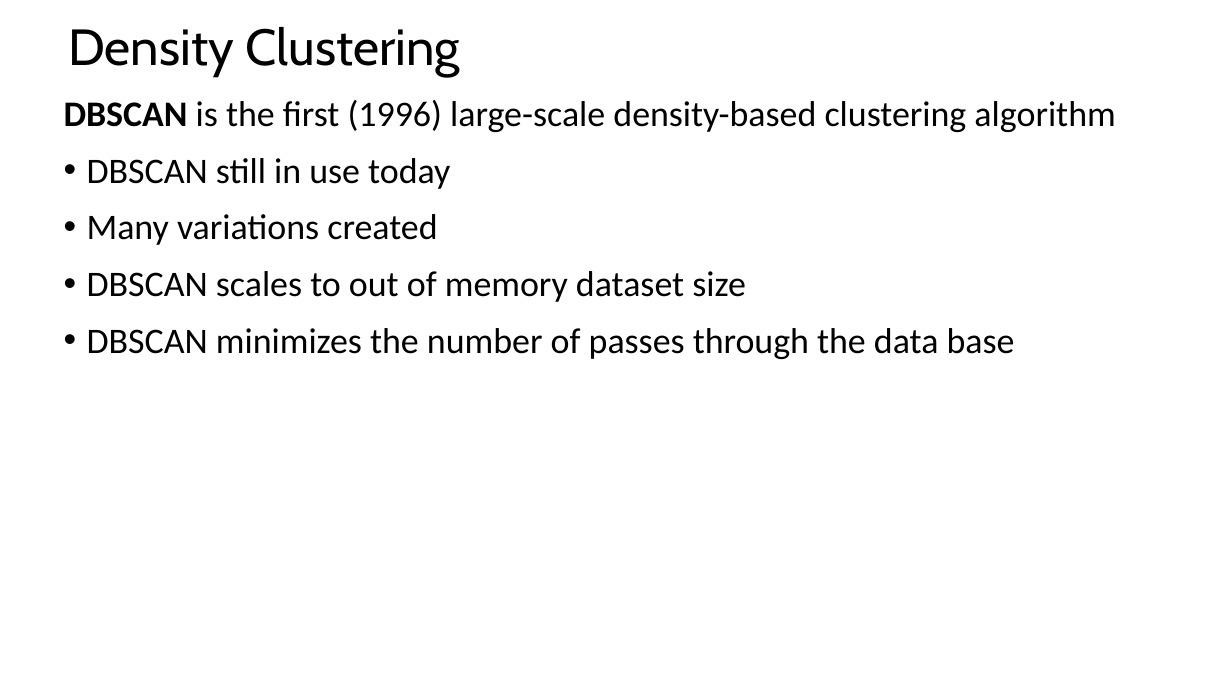
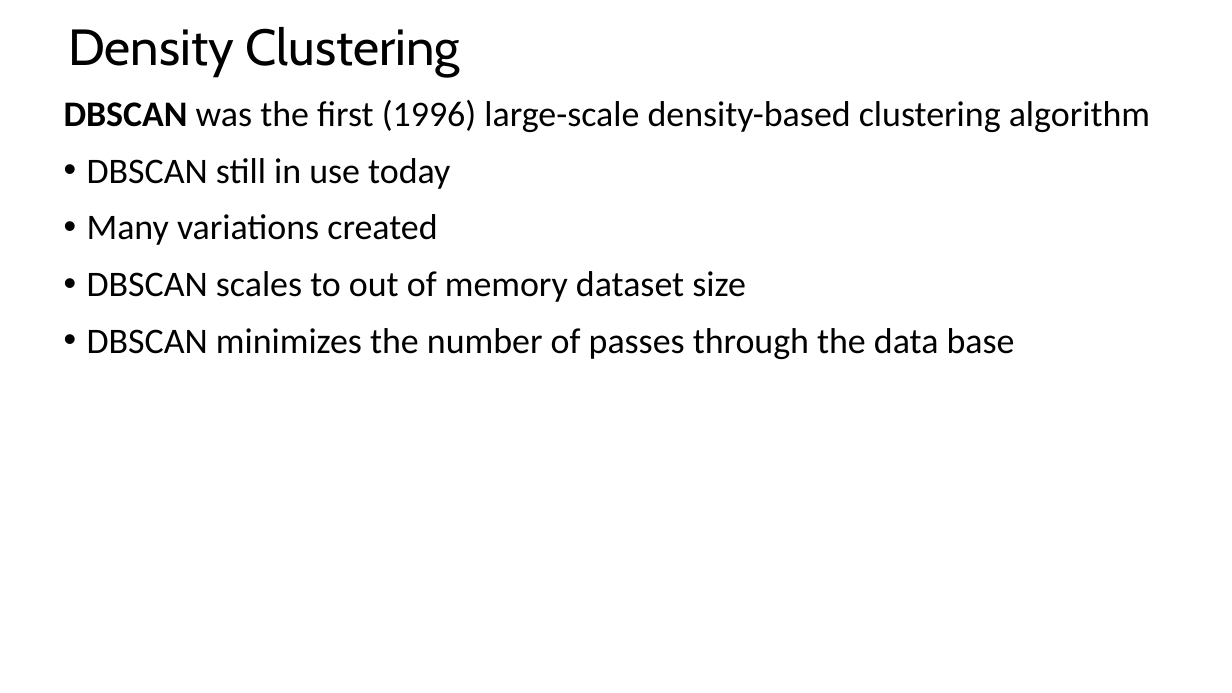
Before and after one commit to StephenElston/CSCI-E-108, a slide deck: slide 21 of slides/10_IntroductionToClustering_Part2.pptx (slide 20 before the commit). Drawn at 1232x693 pixels with LibreOffice and Linux fonts; fonts in the diff are those of the drawing. Boxes give left, top, right and bottom in pixels: in the first picture for what was removed or moved away, otherwise in the second. Text is boxed around its words. In the diff, an @@ line names an element or a change of style, - is before the commit and + after.

```diff
--- a/slides/10_IntroductionToClustering_Part2.pptx
+++ b/slides/10_IntroductionToClustering_Part2.pptx
@@ text at bbox=[64, 100, 1150, 132]: text changed @@
-DBSCAN is the first (1996) large-scale density-based clustering algorithm
+DBSCAN was the first (1996) large-scale density-based clustering algorithm
```
Also in this commit, not shown: 3 other slides changed, 2 slides added, 1 slide removed.
